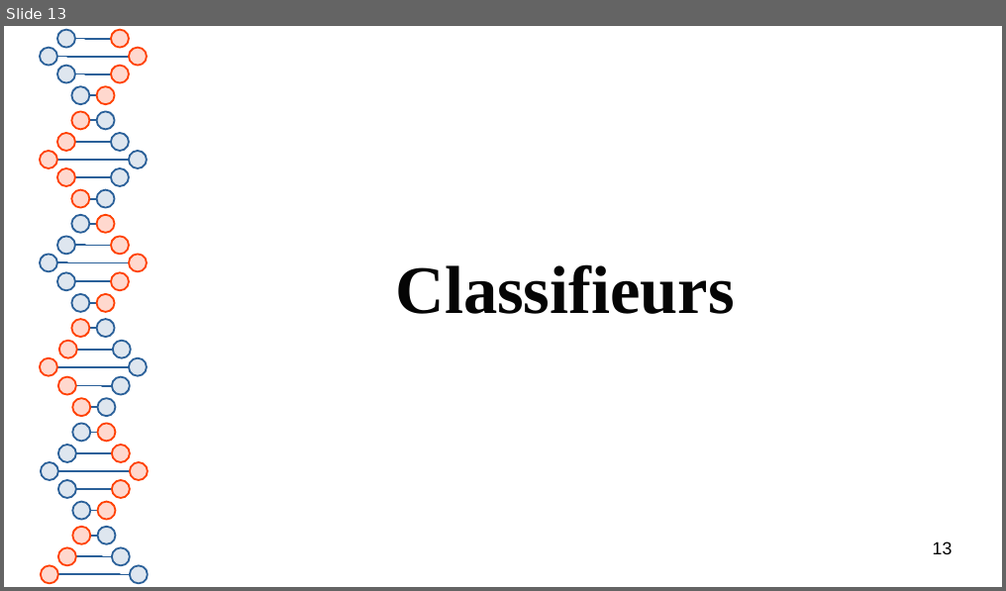
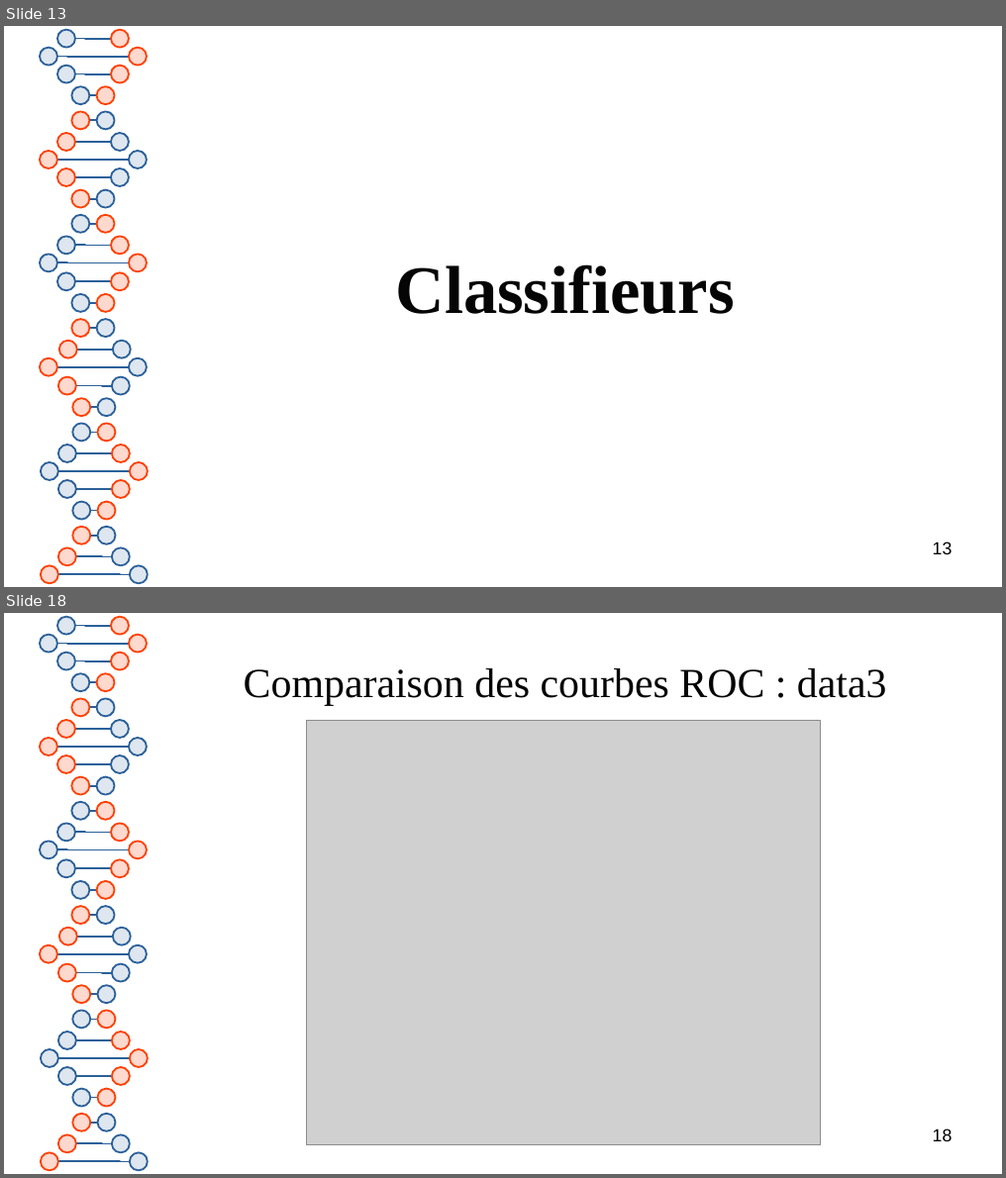
Before and after one commit to Polytech-E2I/data-processing, a slide deck: Projet1/report.odp. Shown one above the other, each under a label of ours: slide 13 before the commit, slides 13 and 18 after it; the slides between them are not shown. The pictures are 1006x591 and 1006x1178 pixels, drawn with LibreOffice and Linux fonts; fonts in the diff are those of the drawing; grey boxes stand for pictures. Boxes give left, top, right and bottom in pixels: in the first picture for what was removed or moved away, otherwise in the second. Text is boxed around its words. In the diff, an @@ line names an element or a change of style, - is before the commit and + after.

```diff
--- a/Projet1/report.odp
+++ b/Projet1/report.odp
@@ slide 18 added at (4, 613, 1002, 1174), background #FFFFFF; not listed: 81 template elements that a slide beside it also shows @@
@@ title added at (244, 668, 887, 705), 33 pt, text #050505 @@
+Comparaison des courbes ROC : data3
@@ picture added at (307, 720, 821, 1146) @@
@@ page number added at (933, 1129, 952, 1142), 14 pt, text #000000 @@
+18
```
Also in this commit, not shown: 2 slides changed, 5 other slides added, 3 other files.
